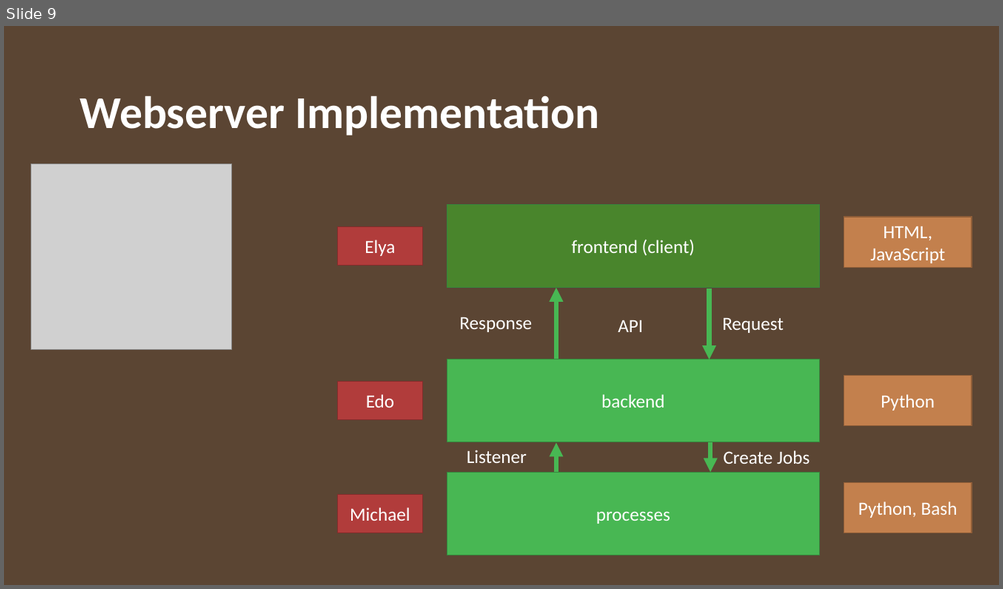
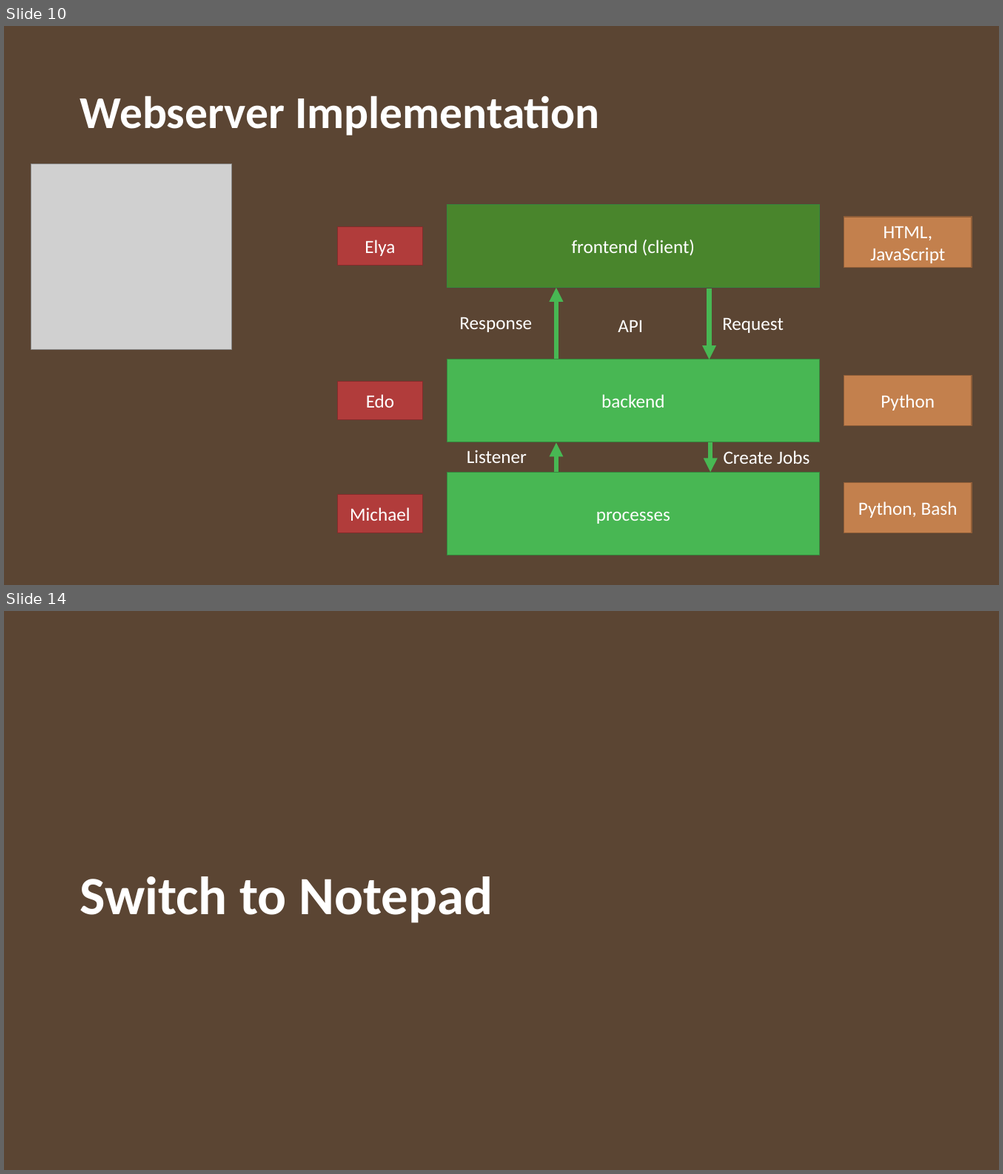
Before and after one commit to JuanParker1/NgsReadClearEngine, a slide deck: design/GenomeFltr_Server_1.pptx. Shown one above the other, each under a label of ours: slide 9 before the commit, slides 10 and 14 after it; the slides between them are not shown. The pictures are 1003x589 and 1003x1174 pixels, drawn with LibreOffice and Linux fonts; fonts in the diff are those of the drawing; grey boxes stand for pictures; background and template pictures are left out. Boxes give left, top, right and bottom in pixels: in the first picture for what was removed or moved away, otherwise in the second. Text is boxed around its words. In the diff, an @@ line names an element or a change of style, - is before the commit and + after.

```diff
--- a/design/GenomeFltr_Server_1.pptx
+++ b/design/GenomeFltr_Server_1.pptx
@@ slide 14 added at (4, 611, 999, 1170), background #FFFFFF; not listed: 1 template element that a slide beside it also shows @@
@@ title added at (79, 877, 492, 923), 52 pt, text #FFFFFF, bold @@
+Switch to Notepad
@@ what was slide 9 is now slide 10 @@
```
Also in this commit, not shown: 2 slides changed, 14 other slides added, 1 slide removed, 1 other file.
